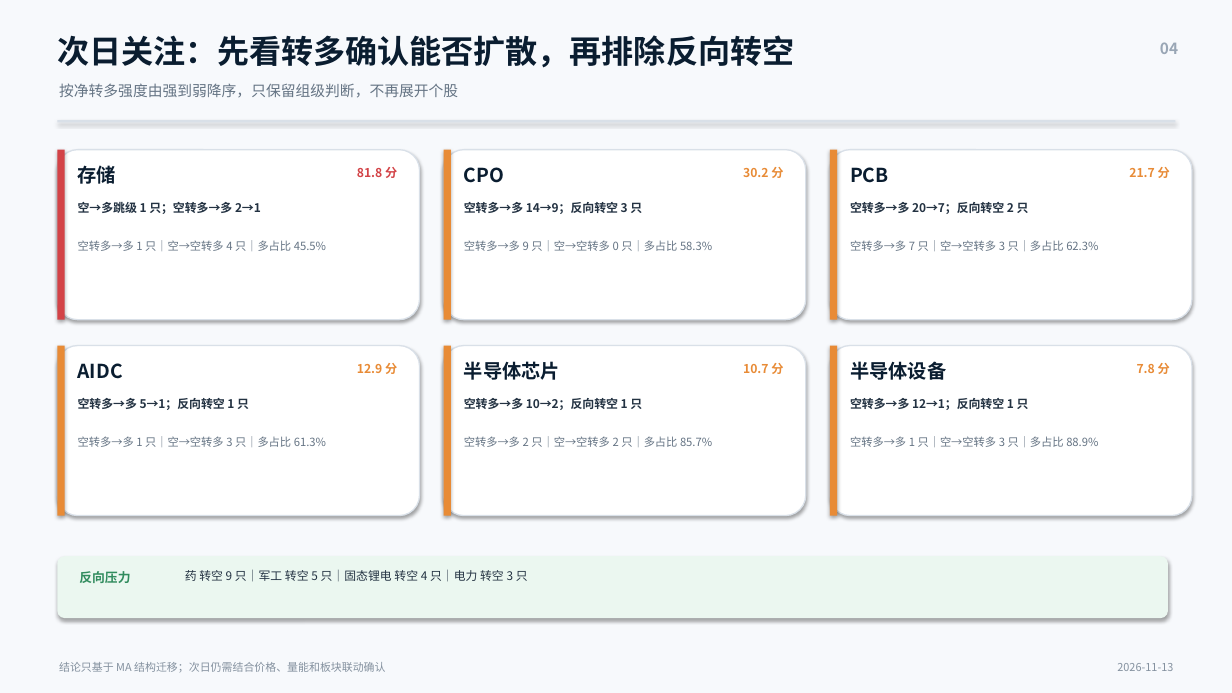
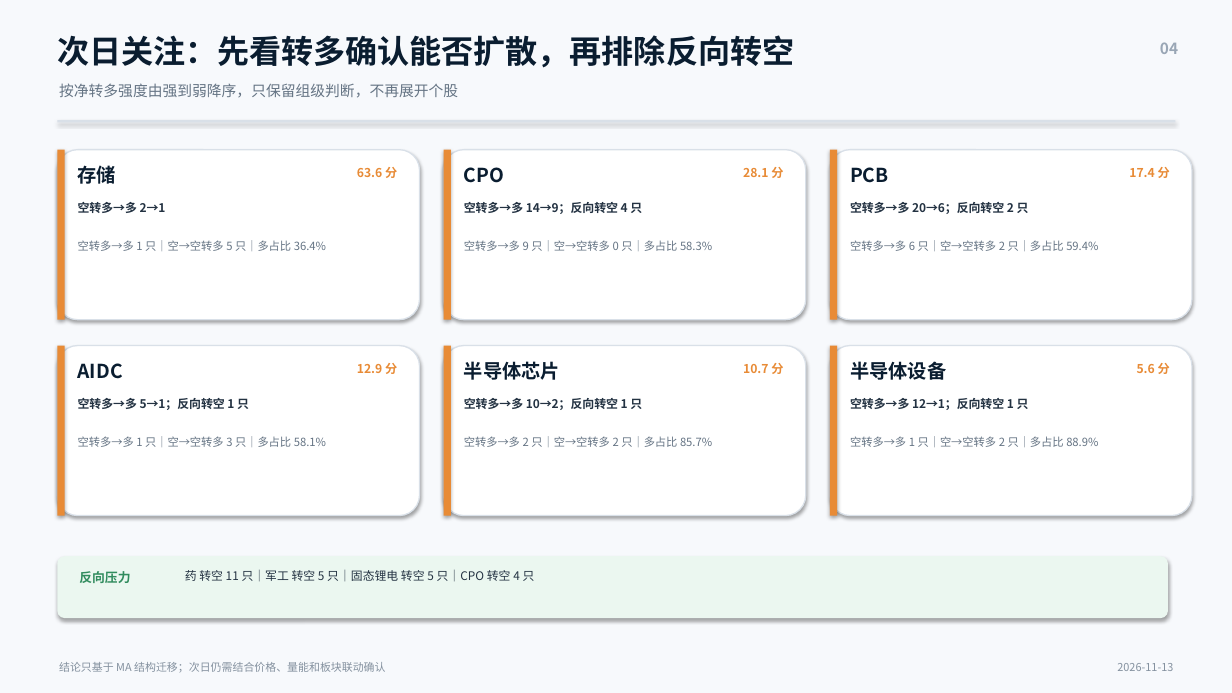
Before and after one commit to nancybhc/a-share-blast-lab, a slide deck: slide 4 of assets/多空阶段简报_2026-11-13.pptx. Drawn at 1232x693 pixels with LibreOffice and Linux fonts; fonts in the diff are those of the drawing. Boxes give left, top, right and bottom in pixels: in the first picture for what was removed or moved away, otherwise in the second. Text is boxed around its words. In the diff, an @@ line names an element or a change of style, - is before the commit and + after.

```diff
--- a/assets/多空阶段简报_2026-11-13.pptx
+++ b/assets/多空阶段简报_2026-11-13.pptx
@@ rectangle at (x1=57, y1=150, x2=65, y2=320): fill #D34347 to #E88B36 @@
@@ text at (x1=357, y1=167, x2=397, y2=178): text changed; text colour #D34347 to #E88B36 @@
-81.8 分
+63.6 分
@@ text at (x1=743, y1=167, x2=783, y2=178): text changed @@
-30.2 分
+28.1 分
@@ text at (x1=1129, y1=167, x2=1170, y2=178): text changed @@
-21.7 分
+17.4 分
@@ text at (x1=78, y1=202, x2=166, y2=213): text changed @@
-空→多跳级 1 只；空转多→多 2→1
+空转多→多 2→1
@@ text at (x1=464, y1=202, x2=642, y2=214): text changed @@
-空转多→多 14→9；反向转空 3 只
+空转多→多 14→9；反向转空 4 只
@@ text at (x1=850, y1=202, x2=1029, y2=214): text changed @@
-空转多→多 20→7；反向转空 2 只
+空转多→多 20→6；反向转空 2 只
@@ text at (x1=78, y1=240, x2=326, y2=251): text changed @@
-空转多→多 1 只｜空→空转多 4 只｜多占比 45.5%
+空转多→多 1 只｜空→空转多 5 只｜多占比 36.4%
@@ text at (x1=850, y1=240, x2=1098, y2=251): text changed @@
-空转多→多 7 只｜空→空转多 3 只｜多占比 62.3%
+空转多→多 6 只｜空→空转多 2 只｜多占比 59.4%
@@ text at (x1=1137, y1=363, x2=1170, y2=374): text changed @@
-7.8 分
+5.6 分
@@ text at (x1=78, y1=436, x2=326, y2=447): text changed @@
-空转多→多 1 只｜空→空转多 3 只｜多占比 61.3%
+空转多→多 1 只｜空→空转多 3 只｜多占比 58.1%
@@ text at (x1=185, y1=570, x2=535, y2=581): text changed @@
-药 转空 9 只｜军工 转空 5 只｜固态锂电 转空 4 只｜电力 转空 3 只
+药 转空 11 只｜军工 转空 5 只｜固态锂电 转空 5 只｜CPO 转空 4 只
```
Also in this commit, not shown: 3 other slides changed, 8 other files.
